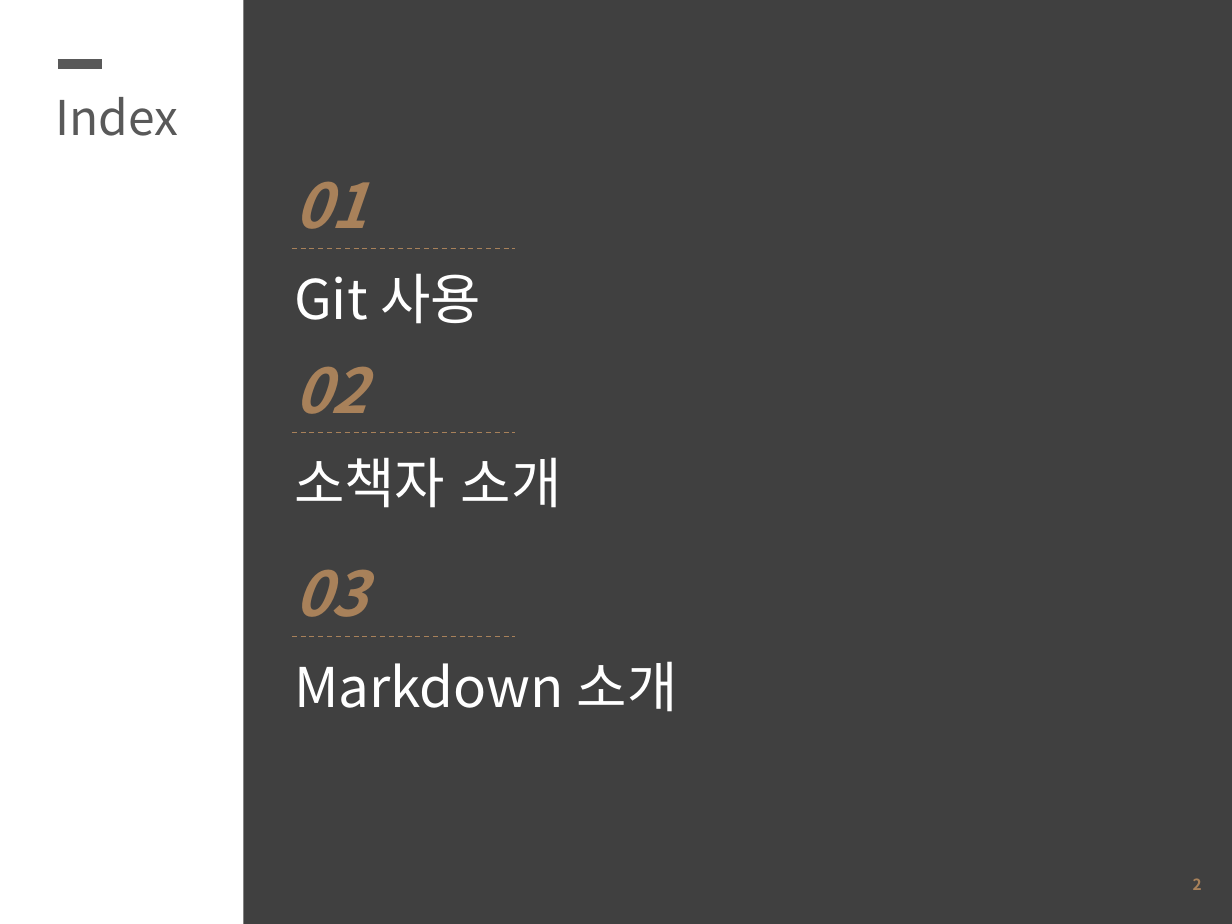
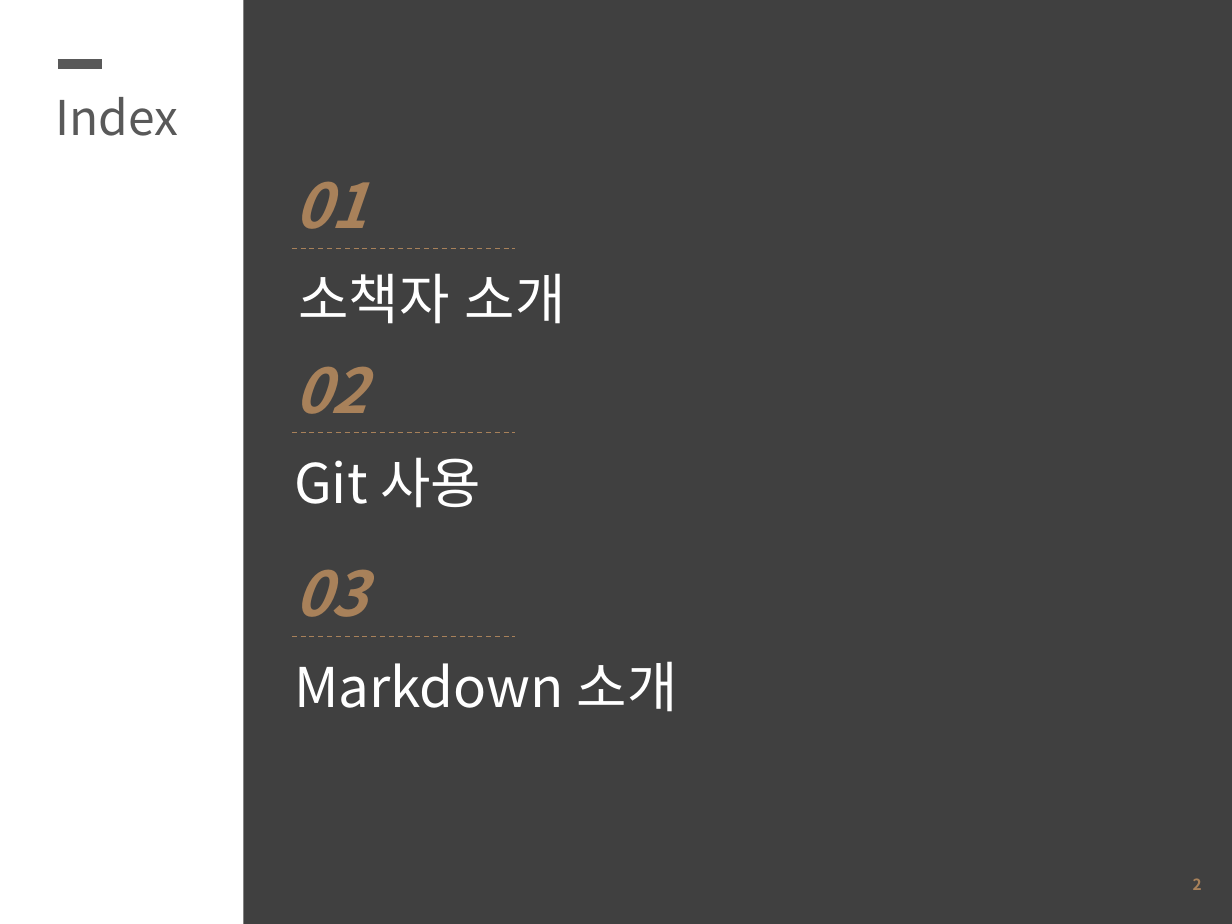
Before and after one commit to SeunghyunKing/OS_blue09, a slide deck: slide 2 of ppt.pptx. Drawn at 1232x924 pixels with LibreOffice and Linux fonts; fonts in the diff are those of the drawing. Boxes give left, top, right and bottom in pixels: in the first picture for what was removed or moved away, otherwise in the second. Text is boxed around its words. In the diff, an @@ line names an element or a change of style, - is before the commit and + after.

```diff
--- a/ppt.pptx
+++ b/ppt.pptx
@@ text at box(298, 273, 566, 324): text changed @@
-Git 사용
+소책자 소개
@@ text at box(294, 457, 481, 508): text changed @@
-소책자 소개
+Git 사용
```
Also in this commit, not shown: 3 other slides changed, 2 slides added.
